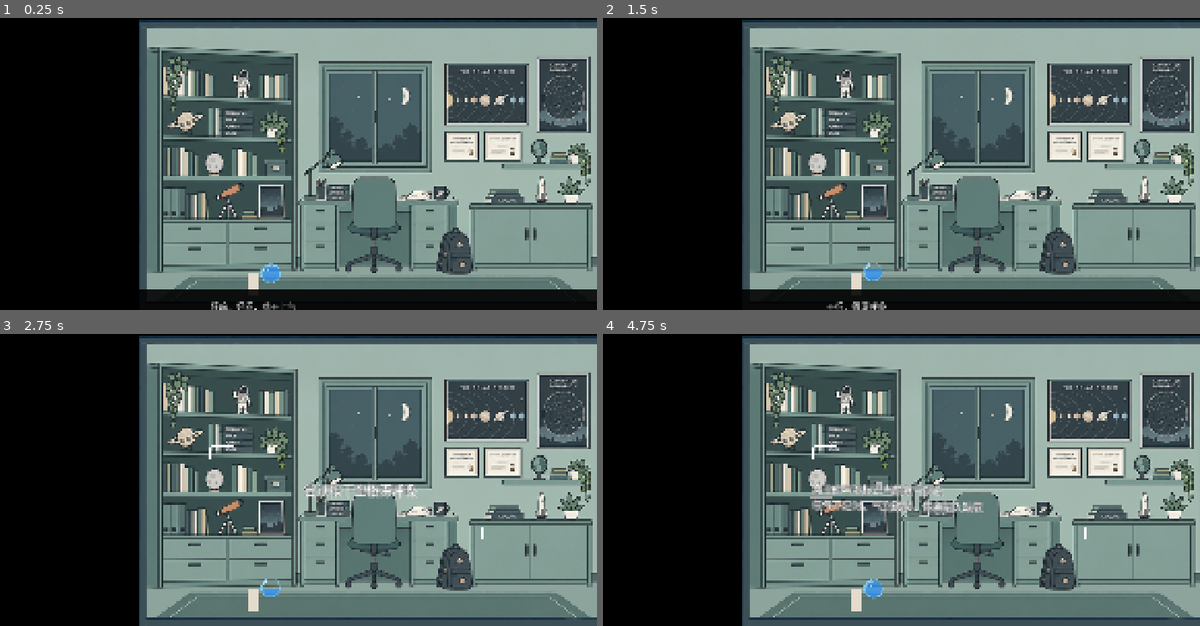
Above: before the commit, frames 1-4 (two rows, left to right).
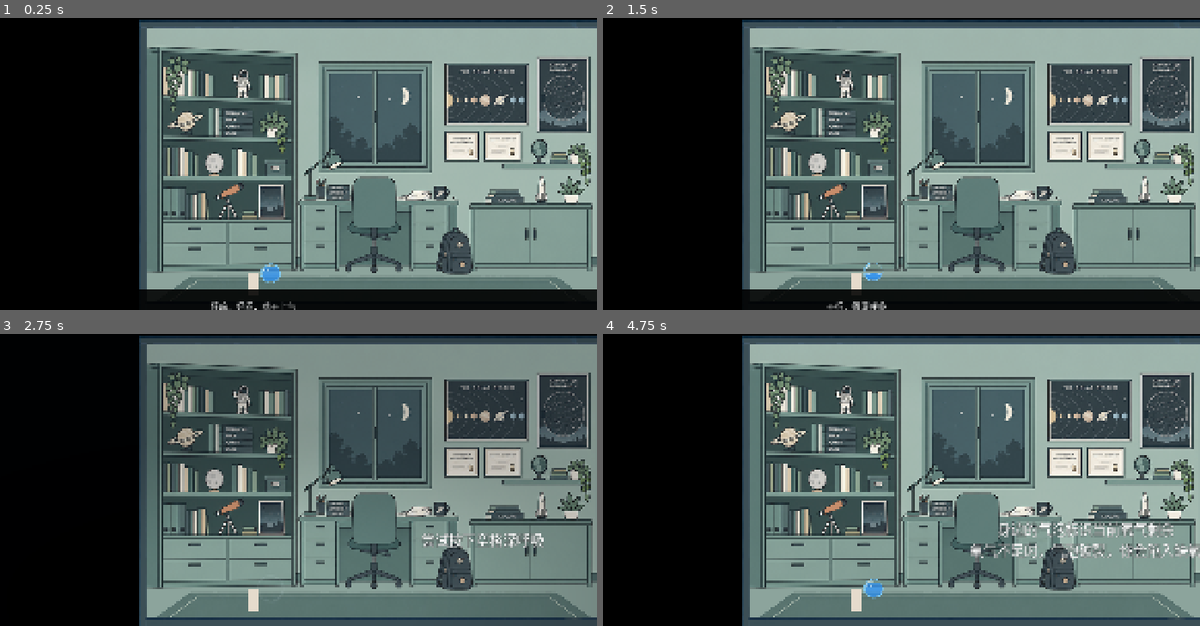
Above: after the commit, the same moments.

Repository: genshi-kotoba/Spine
Game: Godot game, scene res://scenes/c3_level.tscn
The game is run twice, just before and just after one commit, with the same random seed, the same clock (stepped at 60 frames per second) and the same inputs.
Inputs (mouse positions are in pixels of both pictures, inside the frame that each line leads up to):
- Up to frame 1 (0.25 s): no input
- Up to frame 2 (1.5 s): tap Enter at 0.5 s; move the mouse to (1008, 149) at 0.52 s; hold D (move_right) 0.53-1.28 s; hold Space (breathe) 0.53-1.28 s; click (1008, 149) at 0.67 s; tap E (interact) at 0.8, 1.35 s; move the mouse to (716, 178) at 1.27 s; hold A (move_left) from 1.28 s (still down); click (716, 178) at 1.42 s
- Up to frame 3 (2.75 s): tap Space (breathe) at 1.55, 2 s; move the mouse to (322, 415) at 2.02 s; release A (move_left) at 2.03 s; hold D (move_right) from 2.03 s (still down); hold Space (breathe) from 2.03 s (still down); click (322, 415) at 2.17 s; tap E (interact) at 2.3 s
- Up to frame 4 (4.75 s): move the mouse to (823, 538) at 2.77 s; release Space (breathe) at 2.78 s; tap T (dialogue_t) at 2.85 s; click (823, 538) at 2.92 s; tap Space (breathe) at 3.05, 4.55 s; move the mouse to (1062, 523) at 3.52 s; release D (move_right) at 3.53 s; hold Y (dialogue_y) 3.53-4.28 s; hold A (move_left) from 3.53 s (still down); click (1062, 523) at 3.67 s; tap E (interact) at 3.8, 4.35 s; move the mouse to (650, 436) at 4.27 s; click (650, 436) at 4.42 s

The runs differ from the first frame. In frame 1, less than 0.1% of the frame differs, in the area x 44-47%, y 84-86%; in frame 2, less than 0.1%; in frame 3, 23%, in the area x 24-100%, y 3-98%; in frame 4, 2.9%.

Commit message:
fix(c3): gate opening breath and simplify story text

Diff:
--- a/Spine/scenes/c3_level.tscn
+++ b/Spine/scenes/c3_level.tscn
@@ -22,9 +22,7 @@
 [ext_resource type="Script" uid="uid://limmy5y0vghx" path="res://scripts/components/ItemMarker.gd" id="21"]
 [ext_resource type="Script" uid="uid://dxl118a4wp34q" path="res://scripts/components/RoomTable.gd" id="22"]
 [ext_resource type="PackedScene" uid="uid://dc4yso4br36vf" path="res://scenes/c3_floor.tscn" id="23"]
-[ext_resource type="Script" uid="uid://ib5ohivdymht" path="res://scripts/components/OkPopup.gd" id="24"]
 [ext_resource type="Script" uid="uid://bbmpcjmv60ouk" path="res://scripts/c3/flow/CorridorAssembly.gd" id="25"]
-[ext_resource type="PackedScene" path="res://scenes/floating_wall_text.tscn" id="26_intro_text"]
 
 [sub_resource type="RectangleShape2D" id="item_col"]
 size = Vector2(179.5, 269)
@@ -36,6 +34,9 @@
 
 [sub_resource type="RectangleShape2D" id="wall_side_col"]
 size = Vector2(20, 817)
+
+[sub_resource type="SystemFont" id="floating_font"]
+font_names = PackedStringArray("Microsoft YaHei", "SimSun", "PingFang SC", "Noto Sans CJK SC")
 
 [node name="C3Level" type="Node2D" unique_id=862856325]
 script = ExtResource("3")
@@ -53,7 +54,6 @@
 room_table_path = NodePath("RoomTable")
 items_root_path = NodePath("Items")
 bedroom_items_path = NodePath("Rooms/Bedroom")
-ok_popup_path = NodePath("OkPopup")
 camera_path = NodePath("Player/Camera2D")
 corridor_assembly_path = NodePath("CorridorAssembly")
 corridor_floor_path = NodePath("CorridorFloor")
@@ -411,29 +411,31 @@
 [node name="IntroFloatingLayer" type="CanvasLayer" parent="." unique_id=996401127]
 layer = 2
 
-[node name="IntroFloatingText" parent="IntroFloatingLayer" instance=ExtResource("26_intro_text")]
-visible = false
-layout_size = Vector2(760, 260)
-min_font_size = 28
-max_font_size = 40
-animated = true
-text_color = Color(1, 1, 1, 1)
-accent_color = Color(1, 1, 1, 1)
-shadow_color = Color(0.04, 0.04, 0.05, 0.95)
-glow_color = Color(1, 1, 1, 0.32)
-outline_size = 4
-
-[node name="FlowFloatingText" parent="IntroFloatingLayer" instance=ExtResource("26_intro_text")]
-visible = false
-layout_size = Vector2(760, 260)
-min_font_size = 28
-max_font_size = 40
-animated = true
-text_color = Color(1, 1, 1, 1)
-accent_color = Color(1, 1, 1, 1)
-shadow_color = Color(0.04, 0.04, 0.05, 0.95)
-glow_color = Color(1, 1, 1, 0.32)
-outline_size = 4
+[node name="IntroFloatingText" type="Label" parent="IntroFloatingLayer"]
+visible = false
+size = Vector2(760, 260)
+theme_override_colors/font_color = Color(1, 1, 1, 1)
+theme_override_colors/font_outline_color = Color(0.04, 0.04, 0.05, 0.95)
+theme_override_constants/outline_size = 4
+theme_override_fonts/font = SubResource("floating_font")
+theme_override_font_sizes/font_size = 38
+horizontal_alignment = 1
+vertical_alignment = 1
+autowrap_mode = 2
+mouse_filter = 2
+
+[node name="FlowFloatingText" type="Label" parent="IntroFloatingLayer"]
+visible = false
+size = Vector2(760, 260)
+theme_override_colors/font_color = Color(1, 1, 1, 1)
+theme_override_colors/font_outline_color = Color(0.04, 0.04, 0.05, 0.95)
+theme_override_constants/outline_size = 4
+theme_override_fonts/font = SubResource("floating_font")
+theme_override_font_sizes/font_size = 38
+horizontal_alignment = 1
+vertical_alignment = 1
+autowrap_mode = 2
+mouse_filter = 2
 
 [node name="Effects" type="Node2D" parent="." unique_id=2086481683]
 
@@ -469,9 +471,6 @@
 [node name="Visual" type="Polygon2D" parent="CorridorEndWall" unique_id=996315961]
 color = Color(0.35, 0.33, 0.3, 1)
 polygon = PackedVector2Array(-10, -408.5, 10, -408.5, 10, 408.5, -10, 408.5)
-
-[node name="OkPopup" type="CanvasLayer" parent="." unique_id=278789223]
-script = ExtResource("24")
 
 [node name="OverlayLayer" type="CanvasLayer" parent="." unique_id=336904373]
 layer = 100
--- a/Spine/scripts/c3/breath/BreathSystem.gd
+++ b/Spine/scripts/c3/breath/BreathSystem.gd
@@ -98,6 +98,8 @@
 var _hold_time: float = 0.0
 var _hold_reached: bool = false
 var _hold_burst_done: bool = false
+## 开局首次缺氧前锁住空格输入；倒计时仍会正常流逝。
+var _initial_breathe_locked: bool = true
 
 
 func _ready() -> void:
@@ -157,6 +159,8 @@
 		return
 	if StoryMonitor.input_locked:
 		return
+	if _initial_breathe_locked:
+		return
 	if event.is_action_pressed("breathe"):
 		_begin_breath_hold()
 	elif event.is_action_released("breathe"):
@@ -165,6 +169,9 @@
 
 ## 每帧同步物理按键状态。这样即使某个 UI/节点先消费 InputEvent，缺氧中的长按仍会启动。
 func _sync_breathe_input() -> void:
+	if _initial_breathe_locked:
+		_reset_hold()
+		return
 	if Input.is_action_pressed("breathe"):
 		if not _hold_pressed:
 			_begin_breath_hold()
@@ -198,6 +205,10 @@
 		_bubble.restore()
 	_clear_hypoxia(immediate_clear)
 	breathed.emit()
+
+
+func is_breathe_input_unlocked() -> bool:
+	return _enabled and not _initial_breathe_locked
 
 
 ## 特异点通过时由 Corridor 调用：结束本次长按，并重新给予完整缺氧倒计时。
@@ -268,6 +279,9 @@
 func _start_hypoxia() -> void:
 	if _hypoxia_active:
 		return
+	# 首次缺氧前使用加速倒计时；缺氧开始后恢复正常速度并开放空格。
+	_initial_breathe_locked = false
+	_countdown_rate_multiplier = 1.0
 	_hypoxia_active = true
 	_hypoxia_exiting = false
 	_shrink_t = 0.0
--- a/Spine/scripts/c3/flow/C3Flow.gd
+++ b/Spine/scripts/c3/flow/C3Flow.gd
@@ -53,7 +53,7 @@
 const INTRO_SECOND_TEXT := "身边的气泡标识当前氧气剩余\n氧气不足时，气泡破裂，你会陷入缺氧"
 const INTRO_THIRD_TEXT := "当然，对于我们\n缺氧或许也并不会怎样……"
 const INTRO_TEXT_DURATION := 4.0
-const INTRO_BREATH_RATE := 2.0
+const INTRO_BREATH_RATE := 4.0
 
 ## 客厅（第二间 room）电视柜绑定在房间左侧，避免误落到右侧门附近。
 const LIVING_TV_X := 1480.0
@@ -85,7 +85,6 @@
 @export var room_table_path: NodePath
 @export var items_root_path: NodePath
 @export var bedroom_items_path: NodePath
-@export var ok_popup_path: NodePath
 @export var camera_path: NodePath
 @export var corridor_assembly_path: NodePath
 ## 独立卧室阶段需要隐藏的走廊边界视觉；碰撞保留，避免流程切回走廊时重建物理体。
@@ -140,6 +139,7 @@
 var _intro_floating_text: Node = null
 var _flow_floating_text: Node = null
 var _flow_text_clear_x: float = INF
+var _flow_text_clear_time_msec: int = 0
 var _flow_text_world_anchor := Vector2.ZERO
 var _flow_text_follow_player := false
 var _flow_dialogue_action: String = ""
@@ -271,7 +271,7 @@
 			"这里也有一张考了100分的试卷",
 			"可是，这才两张",
 			"书房没有找过，要不去书房看看？",
-		], "")
+		], "kitchen_study_hint")
 	elif paper_id == "study_a" or paper_id == "study_b":
 		# 文本按玩家实际拾取顺序决定，不按场景中纸张的资源 ID 决定。
 		if _study_papers_collected <= 1:
@@ -328,6 +328,9 @@
 			_show_flow_floating("外面什么声音，怎么回事?", Vector2(1080.0, 640.0), 1200.0, false)
 			_final_study_dialogue_started = true
 			call_deferred("_trigger_light_show")
+		"kitchen_study_hint":
+			# 厨房对白结束后给出短暂方向提示，箭头跟随角色并始终朝左。
+			_show_flow_floating("←", Vector2(220.0, -250.0), INF, true, 4.0)
 		"bedroom_arrival":
 			# Arrival text is intentionally terminal; wall interactions remain available afterwards.
 			pass
@@ -344,11 +347,15 @@
 			pass
 
 
-func _show_flow_floating(value: String, world_anchor: Vector2, clear_x: float = INF, follow_player: bool = false) -> void:
+func _show_flow_floating(value: String, world_anchor: Vector2, clear_x: float = INF, follow_player: bool = false, duration_sec: float = INF) -> void:
 	if _flow_floating_text == null or not is_instance_valid(_flow_floating_text):
 		return
 	if _flow_floating_text.has_method("set_phrases"):
 		_flow_floating_text.call("set_phrases", PackedStringArray([value]))
+	elif _flow_floating_text is Label:
+		(_flow_floating_text as Label).text = value
+	elif _flow_floating_text is RichTextLabel:
+		(_flow_floating_text as RichTextLabel).text = value
 	_flow_text_world_anchor = world_anchor
 	_flow_text_follow_player = follow_player
 	_update_flow_floating_position()
@@ -356,6 +363,7 @@
 	if _flow_floating_text.has_method("set_revealed"):
 		_flow_floating_text.call("set_revealed", true, 0.2)
 	_flow_text_clear_x = clear_x
+	_flow_text_clear_time_msec = 0 if is_inf(duration_sec) else Time.get_ticks_msec() + int(maxf(duration_sec, 0.0) * 1000.0)
 
 
 func _hide_flow_floating() -> void:
@@ -367,6 +375,7 @@
 		_flow_floating_text.visible = false
 	_flow_text_clear_x = INF
 	_flow_text_follow_player = false
+	_flow_text_clear_time_msec = 0
 
 
 func _update_flow_floating_position() -> void:
@@ -1083,12 +1092,18 @@
 		return
 	if _intro_floating_text.has_method("set_phrases"):
 		_intro_floating_text.call("set_phrases", PackedStringArray([value]))
+	elif _intro_floating_text is Label:
+		(_intro_floating_text as Label).text = value
+	elif _intro_floating_text is RichTextLabel:
+		(_intro_floating_text as RichTextLabel).text = value
 	var floating_canvas := _intro_floating_text as CanvasItem
 	if floating_canvas != null:
 		floating_canvas.visible = true
 		floating_canvas.modulate.a = 0.0
 	if _intro_floating_text.has_method("set_revealed"):
 		_intro_floating_text.call("set_revealed", true, 0.2)
+	elif floating_canvas != null:
+		floating_canvas.modulate.a = 1.0
 
 
 func _hide_intro_text() -> void:
@@ -1111,10 +1126,9 @@
 		_intro_waiting_breath = false
 		_intro_text_stage = 2
 		_intro_text_elapsed = 0.0
-		if _breath != null and _breath.has_method("breathe"):
+		if _breath != null and _breath.has_method("is_breathe_input_unlocked") \
+			and _breath.call("is_breathe_input_unlocked") and _breath.has_method("breathe"):
 			_breath.call("breathe", true)
-			if _breath.has_method("set_countdown_rate"):
-				_breath.call("set_countdown_rate", 1.0, false)
 		_set_intro_text(INTRO_SECOND_TEXT)
 
 
@@ -1146,8 +1160,6 @@
 		_hide_intro_text()
 		_intro_text_stage = 4
 		_intro_active = false
-		if _breath != null and _breath.has_method("set_countdown_rate"):
-			_breath.call("set_countdown_rate", 1.0, false)
 
 
 ## 绑定主 Player 到两个自动门（左门按流程锁定/解锁，右门常开）。
@@ -1198,7 +1210,7 @@
 		door.close()
 
 
-## 使主相机当前(玩家 Camera2D)——OkPopup 世界→屏幕换算需相机变换。
+## 使主相机当前(玩家 Camera2D)——交互提示使用世界→屏幕换算需相机变换。
 func _activate_camera() -> void:
 	var cam: Camera2D = null
 	if camera_path != NodePath():
@@ -1240,7 +1252,7 @@
 	# E 键 → 范围内 item touched()（问题三：补 Player.interact_pressed 链路）
 	if _player != null and _player.has_signal("interact_pressed"):
 		_player.connect("interact_pressed", Callable(self, "_on_interact_pressed"))
-	# ok 占位提示：连接每个 item 的 interaction_succeeded → OkPopup.show_ok
+	# 交互成功保留轻微 ItemShake 占位，不再显示“OK”提示。
 	for it in _find_items():
 		if it.has_signal("interaction_succeeded"):
 			it.connect("interaction_succeeded", Callable(self, "_on_item_succeeded").bind(it))
@@ -1312,7 +1324,7 @@
 		on_corridor_end_interaction(1)
 
 
-## item 确定交互成功 → ok 占位提示（黑字，短暂显示）。
+## item 确定交互成功 → 轻微反馈占位，不显示“OK”。
 func _on_item_succeeded(it: Node) -> void:
 	if it is Node2D:
 		var shaker := it.get_node_or_null("ItemShake") as ItemShake
@@ -1321,11 +1333,6 @@
 			shaker.name = "ItemShake"
 			(it as Node2D).add_child(shaker)
 		shaker.shake(4.0, 0.18)
-	if ok_popup_path != NodePath():
-		var pop := get_node_or_null(ok_popup_path)
-		if pop != null and pop.has_method("show_ok"):
-			var pos: Vector2 = it.global_position if it is Node2D else Vector2.ZERO
-			pop.show_ok(pos)
 
 
 ## E 键按下 → 对统一范围判定命中的 item 调 touched()。
@@ -1470,6 +1477,10 @@
 	if _flow_floating_text != null and _flow_floating_text.visible \
 		and _player.global_position.x >= _flow_text_clear_x:
 		_hide_flow_floating()
+	if _flow_floating_text != null and _flow_floating_text.visible \
+		and _flow_text_clear_time_msec > 0 \
+		and Time.get_ticks_msec() >= _flow_text_clear_time_msec:
+		_hide_flow_floating()
 	if (current_stage == STAGE_CORRIDOR or current_stage == STAGE_CORRIDOR_END) \
 		and not _corridor_end_hint_shown and _corridor != null \
 		and _player.global_position.x >= float(_corridor.get("end_wall_x")) - 240.0:
